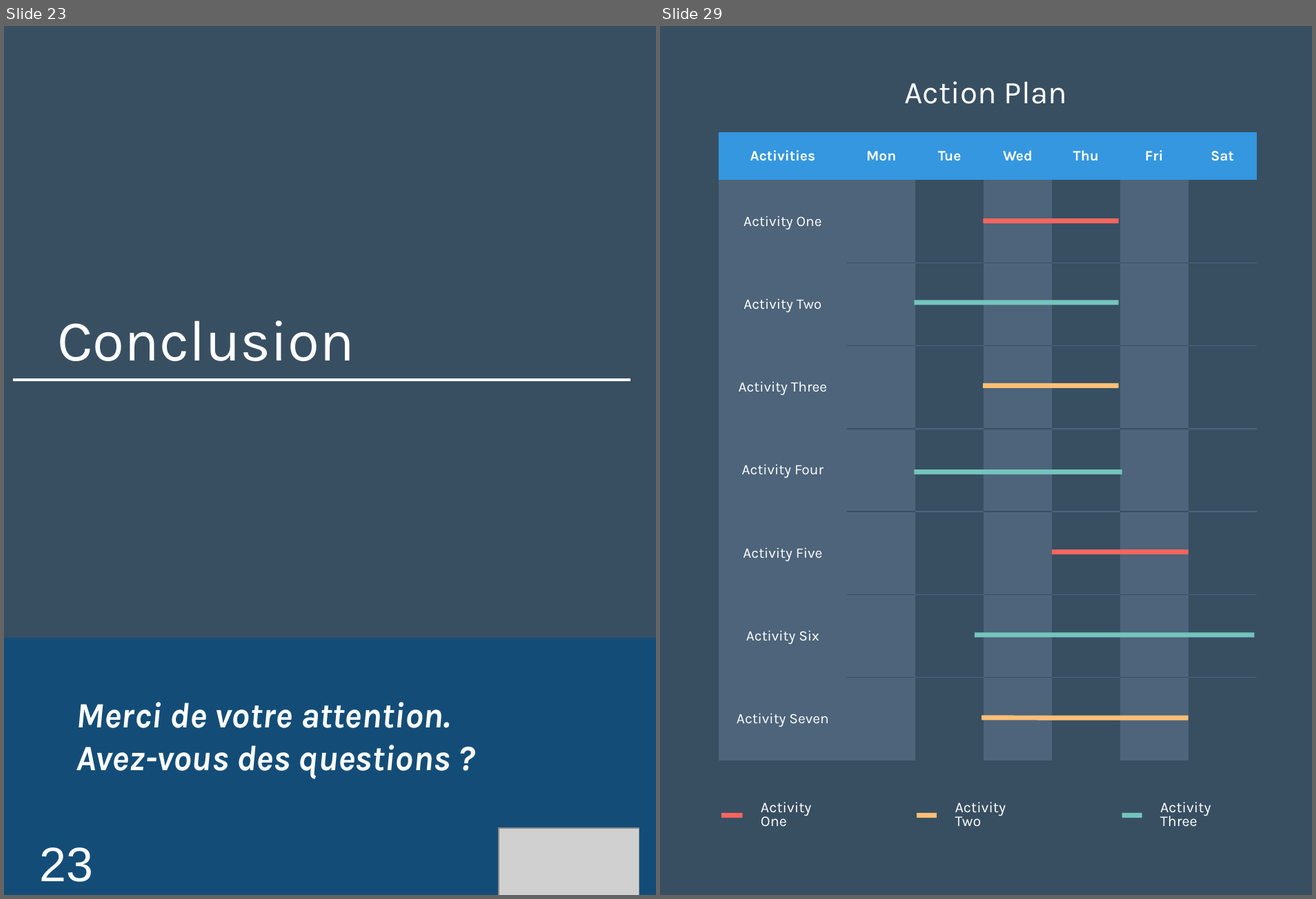
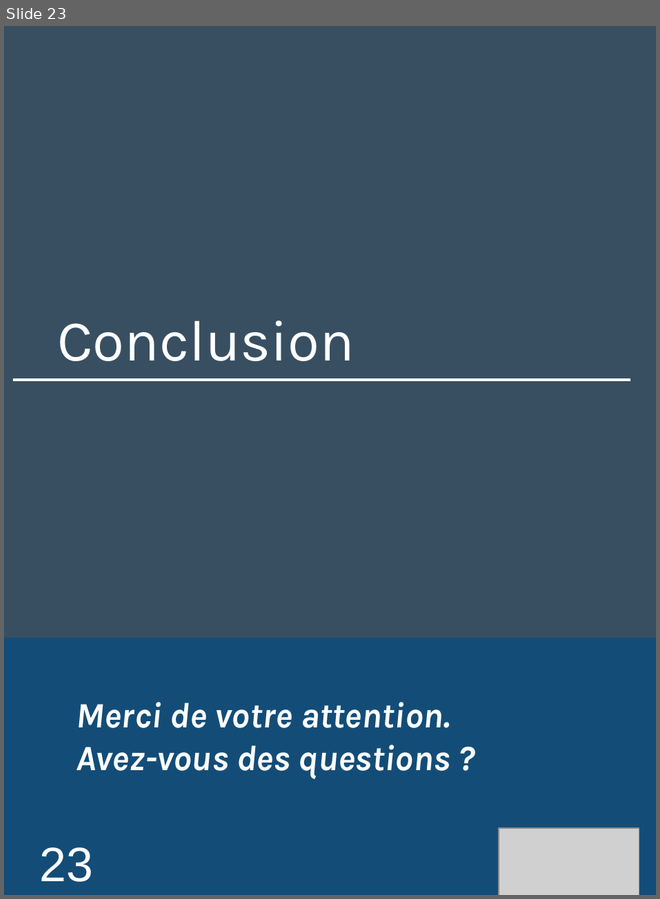
Before and after one commit to Loicpln/Projet_Algo_N2, a slide deck: Elements de presentation/Soutenance finale.pptx. Shown side by side, each under a label of ours: slides 23 and 29 before the commit, slide 23 after it; the slides between them are not shown. The pictures are 1316x899 and 660x899 pixels, drawn with LibreOffice and Linux fonts; fonts in the diff are those of the drawing; grey boxes stand for pictures. Boxes give left, top, right and bottom in pixels: in the first picture for what was removed or moved away, otherwise in the second. Text is boxed around its words. In the diff, an @@ line names an element or a change of style, - is before the commit and + after.

```diff
--- a/Elements de presentation/Soutenance finale.pptx
+++ b/Elements de presentation/Soutenance finale.pptx
@@ slide 29 removed at (660,26,1312,895), background #384F62 @@
@@ text removed at (904,81,1067,104) @@
-Action Plan
@@ table removed at (718,132,1254,761), 8 rows, 7 columns @@
-Activities | Mon | Tue | Wed | Thu | Fri | Sat
-Activity One |  |  |  |  |  | 
-Activity Two |  |  |  |  |  | 
-Activity Three |  |  |  |  |  | 
-Activity Four |  |  |  |  |  | 
-Activity Five |  |  |  |  |  | 
-Activity Six |  |  |  |  |  | 
-Activity Seven |  |  |  |  |  | 
@@ line removed from (984, 221) to (1119, 221) @@
@@ line removed from (914, 303) to (1119, 303) @@
@@ line removed from (984, 386) to (1119, 386) @@
@@ line removed from (914, 472) to (1122, 472) @@
@@ line removed from (1052, 552) to (1189, 552) @@
@@ line removed from (975, 635) to (1255, 635) @@
@@ line removed from (982, 718) to (1189, 718) @@
@@ text removed at (761,802,811,827) @@
-Activity One
@@ text removed at (955,802,1006,827) @@
-Activity Two
@@ text removed at (1160,802,1211,827) @@
-Activity Three
@@ line removed from (721, 815) to (743, 815) @@
@@ line removed from (917, 815) to (937, 815) @@
@@ line removed from (1122, 815) to (1142, 815) @@
```
Also in this commit, not shown: 1 slide changed, 33 other slides removed.
